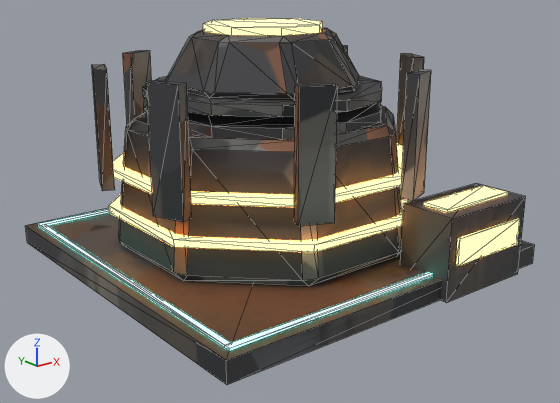
A saved change to the glTF model jogo/assets/modelos/maquinas/fornalha.glb.
Camera for both pictures: a camera (50 mm lens) standing at (-2.36, -3.03, 1.48) and looking at (-0.02, -0.1, 0.31). The axes (+X, +Y, +Z) are drawn at lower left. The lights are the same throughout. The picture after the commit comes second. Mesh edges are drawn as thin lines. Where no turn or scale is listed for an object, it has been applied to the vertices. Vertices at exactly the same position are counted once.

The first picture shows 'fornalha'.
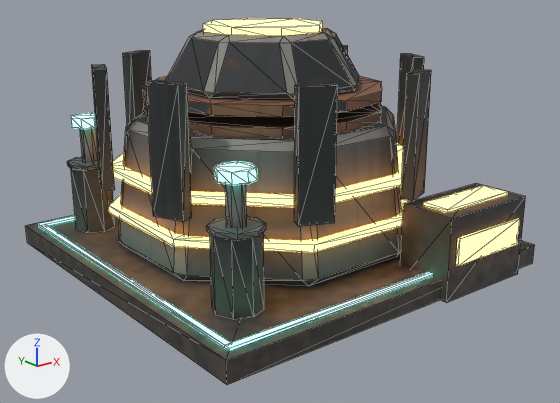
Where the change shows, as pixel boxes (x1, y1, x2, y2) in the pictures (560 x 403 px; the box of a moved part takes in the faces that stretch with it):
'fornalha_pistao1', added: after (214, 162, 257, 228)
    faces in mat_p_cristal (cyan #6cffe1, glowing cyan #6cffe1): (214, 162, 257, 185)
    faces in mat_fornalha_tex (picture img_fornalha_tex): (225, 184, 247, 228)
'fornalha_pistao0', added: after (71, 113, 98, 163)
    faces in mat_fornalha_tex (picture img_fornalha_tex): (80, 128, 98, 163)
    faces in mat_p_cristal (cyan #6cffe1, glowing cyan #6cffe1): (71, 113, 96, 129)
part 1 of me_fornalha_corpo, added: after (71, 170, 115, 233)
part 2 of me_fornalha_corpo, added: after (210, 232, 264, 320)
part 3 of me_fornalha_corpo, added: after (67, 157, 114, 171)
part 4 of me_fornalha_corpo, added: after (206, 216, 266, 241)
part 5 of me_fornalha_corpo, moved or reshaped: (198, 19, 327, 36) in both
part 6 of me_fornalha_corpo, moved or reshaped: (113, 102, 403, 239) in both
part 7 of me_fornalha_corpo, surface changed: (26, 28, 535, 385) in both

Patch to the scene script:
```diff
--- a/jogo/assets/modelos/maquinas/fornalha.glb.py
+++ b/jogo/assets/modelos/maquinas/fornalha.glb.py
@@ me_fornalha_corpo @@
 # used by ob_fornalha; location = (0.0, 0.0, 0.0)
-me_fornalha_corpo.from_pydata(...)  # 360 vertices, 628 faces; spans x -0.95..0.95, y -1.0..1.0, z 0.0..1.18
+me_fornalha_corpo.from_pydata(...)  # 424 vertices, 740 faces; spans x -0.95..0.95, y -1.0..1.0, z 0.0..1.18
+# me_fornalha_corpo part 1: a new loose piece, an 8-sided cylinder along z spanning x -0.77..-0.55, y 0.59..0.81, z 0.1..0.44, in mat_fornalha_tex (picture img_fornalha_tex)
+# me_fornalha_corpo part 2: a new loose piece, an 8-sided cylinder along z spanning x -0.77..-0.55, y -0.73..-0.51, z 0.1..0.44, in mat_fornalha_tex (picture img_fornalha_tex)
+# me_fornalha_corpo part 3: a new loose piece, an 8-sided cylinder along z spanning x -0.778..-0.542, y 0.582..0.818, z 0.442..0.466, in mat_fornalha_tex (picture img_fornalha_tex)
+# me_fornalha_corpo part 4: a new loose piece, an 8-sided cylinder along z spanning x -0.778..-0.542, y -0.738..-0.502, z 0.442..0.466, in mat_fornalha_tex (picture img_fornalha_tex)
+# me_fornalha_corpo part 5
+# 14 faces are deleted
+# 6 new faces join them, mat_fornalha_tex (picture img_fornalha_tex)
+# 8 new faces join them, mat_p_fogo (orange #ffb359, glowing orange #ffb359)
+# me_fornalha_corpo part 6
+# 32 faces are deleted
+# 18 new faces join them, mat_fornalha_tex (picture img_fornalha_tex)
+# 14 new faces join them, mat_p_fogo (orange #ffb359, glowing orange #ffb359)
+# me_fornalha_corpo part 7: 582 kept faces spanning x -0.95..0.95, y -1.0..1.0, z 0.0..1.18 get new texture (UV) coordinates
 me_fornalha_corpo.materials.append(mat_fornalha_tex)
@@ me_fornalha_pistao1 @@
+me_fornalha_pistao1.from_pydata(...)  # a 6-sided cylinder along z spanning x -0.036..0.036, y -0.041..0.041, z 0.0..0.22, material slot 0; an 8-sided cylinder along z spanning x -0.085..0.085, y -0.085..0.085, z 0.215..0.265, material slot 1
+me_fornalha_pistao1.materials.append(mat_fornalha_tex)  # picture img_fornalha_tex
+me_fornalha_pistao1.materials.append(mat_p_cristal)  # cyan #6cffe1, glowing cyan #6cffe1
@@ me_fornalha_pistao0 @@
+me_fornalha_pistao0.from_pydata(...)  # a 6-sided cylinder along z spanning x -0.036..0.036, y -0.041..0.041, z 0.0..0.22, material slot 0; an 8-sided cylinder along z spanning x -0.085..0.085, y -0.085..0.085, z 0.215..0.265, material slot 1
+me_fornalha_pistao0.materials.append(mat_fornalha_tex)  # picture img_fornalha_tex
+me_fornalha_pistao0.materials.append(mat_p_cristal)  # cyan #6cffe1, glowing cyan #6cffe1
@@ ob_fornalha_pistao1 @@
+ob_fornalha_pistao1 = bpy.data.objects.new('fornalha_pistao1', me_fornalha_pistao1)
+ob_fornalha_pistao1.location = (-0.66, -0.62, 0.44)
@@ ob_fornalha_pistao0 @@
+ob_fornalha_pistao0 = bpy.data.objects.new('fornalha_pistao0', me_fornalha_pistao0)
+ob_fornalha_pistao0.location = (-0.66, 0.7, 0.44)
```
